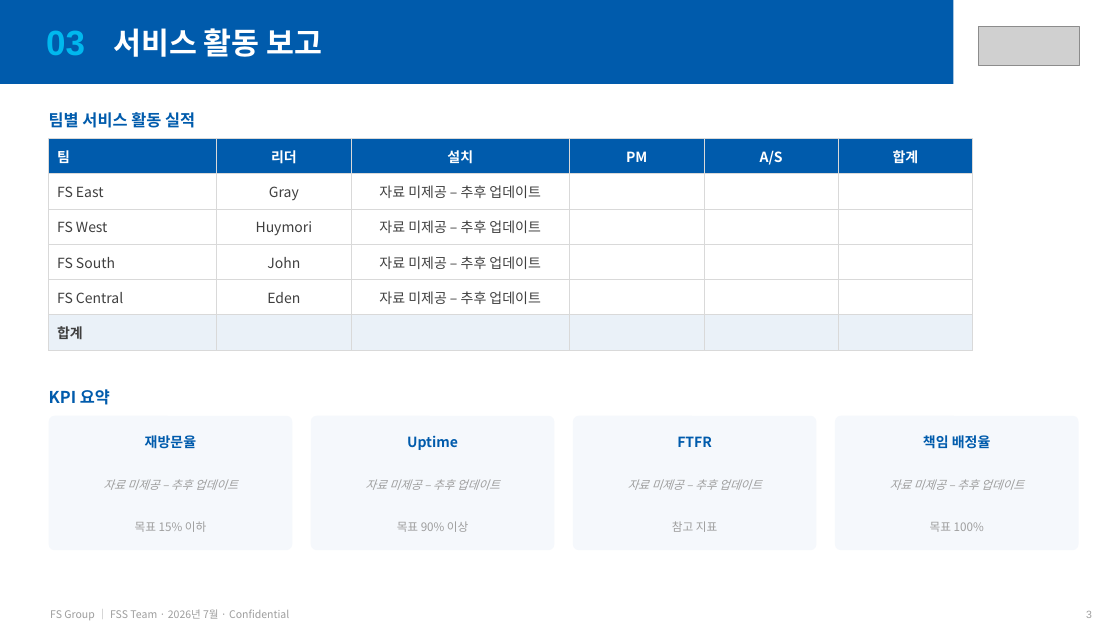
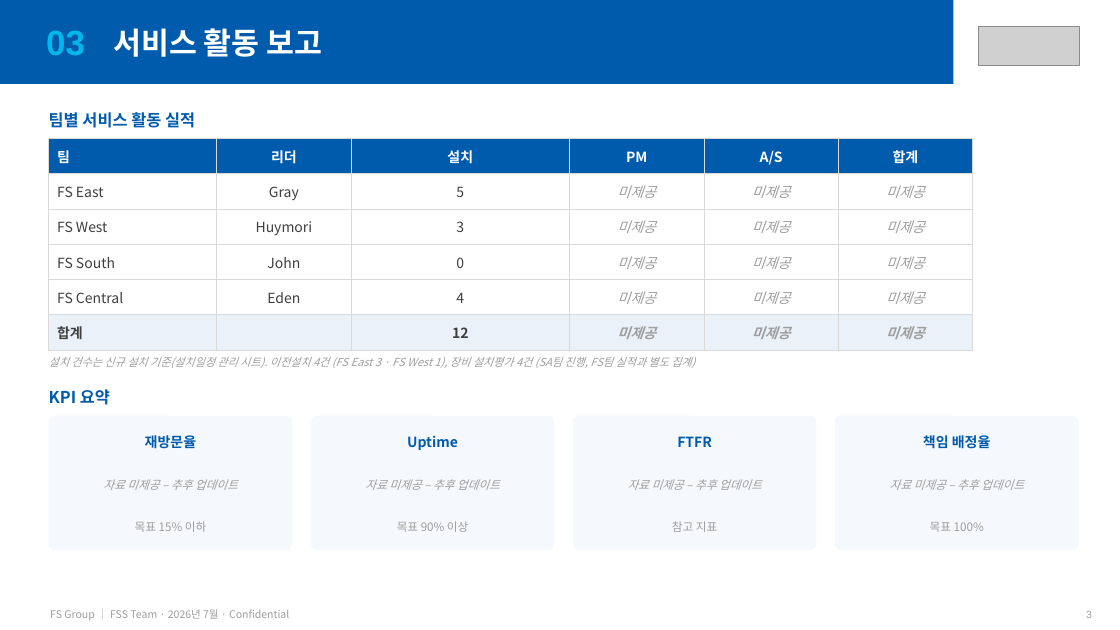
Before and after one commit to balhm12/Sysmex-schedule, a slide deck: slide 3 of reports/FSG_월간서비스보고_202607/FSG_월간서비스보고_202607.pptx. Drawn at 1120x630 pixels with LibreOffice and Linux fonts; fonts in the diff are those of the drawing; grey boxes stand for pictures. Boxes give left, top, right and bottom in pixels: in the first picture for what was removed or moved away, otherwise in the second. Text is boxed around its words. In the diff, an @@ line names an element or a change of style, - is before the commit and + after.

```diff
--- a/reports/FSG_월간서비스보고_202607/FSG_월간서비스보고_202607.pptx
+++ b/reports/FSG_월간서비스보고_202607/FSG_월간서비스보고_202607.pptx
@@ table at [49,139,973,343] @@
-row 2: FS East | Gray | 자료 미제공 – 추후 업데이트 |  |  | 
+row 2: FS East | Gray | 5 | 미제공 | 미제공 | 미제공
-row 3: FS West | Huymori | 자료 미제공 – 추후 업데이트 |  |  | 
+row 3: FS West | Huymori | 3 | 미제공 | 미제공 | 미제공
-row 4: FS South | John | 자료 미제공 – 추후 업데이트 |  |  | 
+row 4: FS South | John | 0 | 미제공 | 미제공 | 미제공
-row 5: FS Central | Eden | 자료 미제공 – 추후 업데이트 |  |  | 
+row 5: FS Central | Eden | 4 | 미제공 | 미제공 | 미제공
-row 6: 합계 |  |  |  |  | 
+row 6: 합계 |  | 12 | 미제공 | 미제공 | 미제공
@@ text added at [49,357,695,368], 9.5 pt, text #9E9E9E, italic @@
+설치 건수는 신규 설치 기준(설치일정 관리 시트). 이전설치 4건 (FS East 3 · FS West 1), 장비 설치평가 4건 (SA팀 진행, FS팀 실적과 별도 집계)
```
Also in this commit, not shown: 1 other slide changed, 1 other file.
